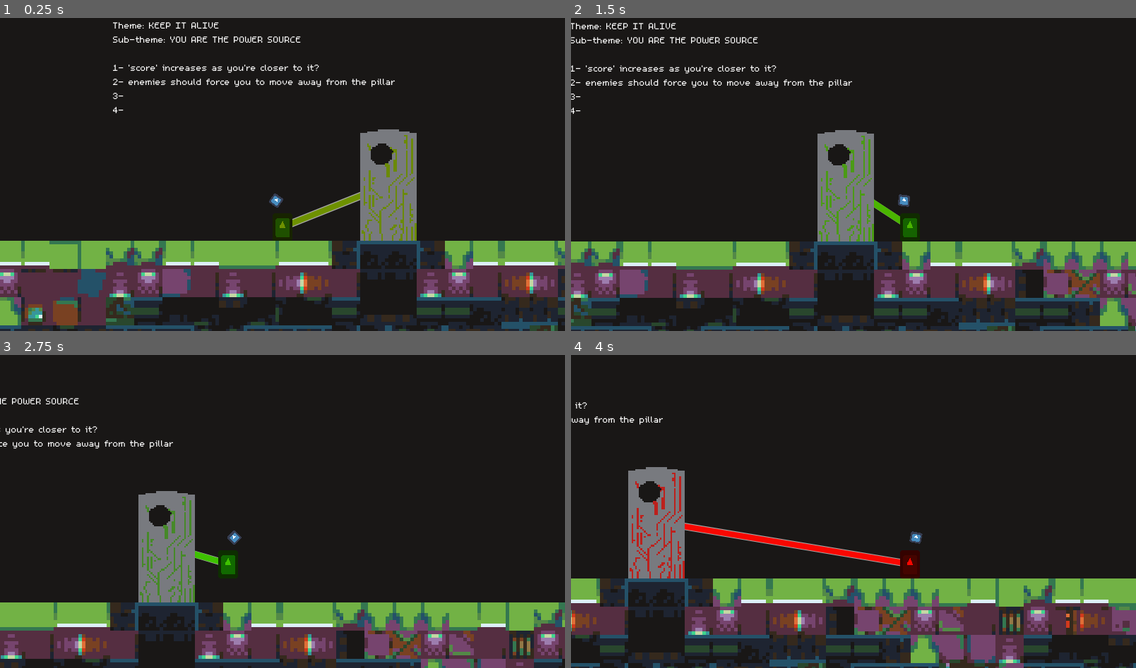
Above: before the commit, frames 1-4 (two rows, left to right).
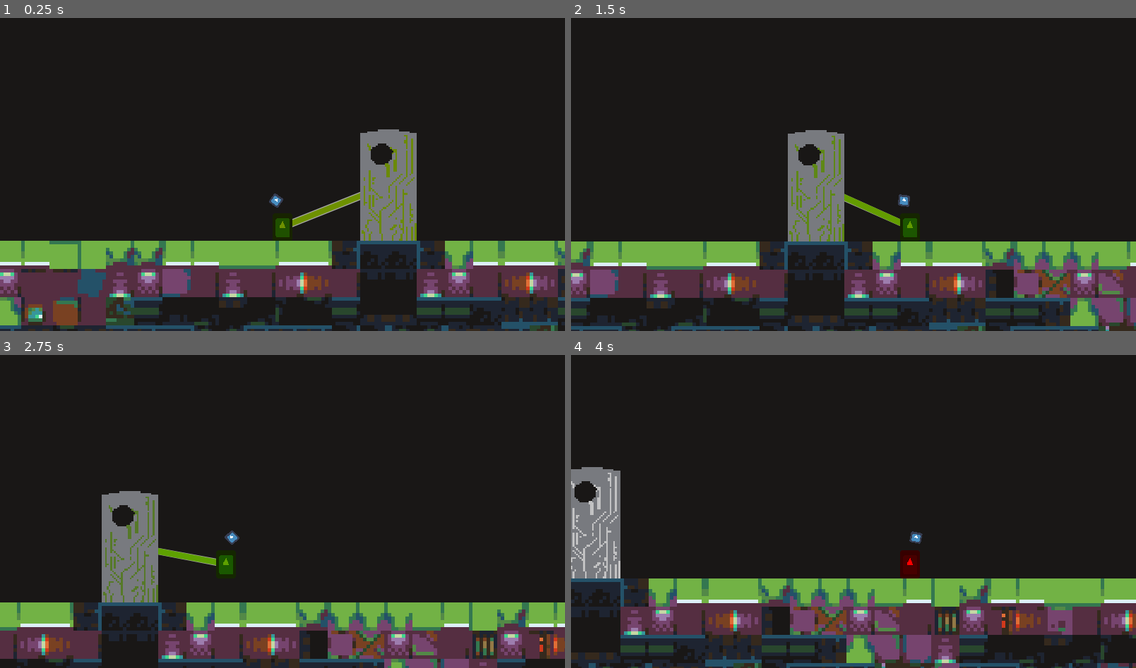
Above: after the commit, the same moments.

Repository: MHillier98/FeedThePillar
Game: Godot game, scene res://Scenes/TestScene.tscn
Two runs of this game, one before a commit and one after it. Both use one fixed random seed, a clock stepped at 60 frames per second and the inputs below. The engine's default icon, where the game draws it, is replaced by a stand-in: a white triangle on a blue panel in a dark square.
Inputs (mouse positions are in pixels of both pictures, inside the frame that each line leads up to):
- Up to frame 1 (0.25 s): no input
- Up to frame 2 (1.5 s): tap Enter at 0.5 s; move the mouse to (977, 155) at 0.52 s; hold W (up) 0.53-1.28 s; hold D (right) from 0.53 s (still down); move the mouse to (740, 187) at 1.27 s; tap W (up) at 1.35 s
- Up to frame 3 (2.75 s): tap W (up) at 1.52, 1.82 s; move the mouse to (339, 439) at 2.02 s; release D (right) at 2.03 s; hold A (left) from 2.03 s (still down); hold W (up) from 2.03 s (still down)
- Up to frame 4 (4 s): move the mouse to (825, 574) at 2.77 s; release A (left) at 2.78 s; release W (up) at 2.78 s; hold D (right) from 2.78 s (still down); tap W (up) at 2.85, 3.02, 3.32 s; move the mouse to (1023, 558) at 3.52 s; hold W (up) from 3.53 s (still down)

The runs differ from the first frame. In frame 1, 1.2% of the frame differs, in the area x 20-70%, y 1-31%; in frame 2, 20%; in frame 3, 18%; in frame 4, 26%, in the area x 0-100%, y 15-100%.

Commit message:
Updated points labelling + misc tweaks

Diff:
--- a/Scenes/Pillar.tscn
+++ b/Scenes/Pillar.tscn
@@ -34,3 +34,14 @@
 [node name="AnimationPlayer" type="AnimationPlayer" parent="."]
 autoplay = "Fade"
 anims/Fade = SubResource( 1 )
+
+[node name="PointsLabel" type="Label" parent="."]
+margin_left = -36.0
+margin_top = -46.498
+margin_right = 36.0
+margin_bottom = -33.3372
+align = 1
+valign = 1
+__meta__ = {
+"_edit_use_anchors_": false
+}
--- a/Scenes/TestScene.tscn
+++ b/Scenes/TestScene.tscn
@@ -19,29 +19,18 @@
 }
 draw_colour = Color( 0, 1, 0.316667, 1 )
 
-[node name="Label" type="Label" parent="UI"]
-margin_left = 8.0
-margin_top = 4.0
-margin_right = 288.0
-margin_bottom = 145.0
+[node name="Notes" type="Label" parent="UI"]
+margin_left = 150.653
+margin_top = -158.747
+margin_right = 502.653
+margin_bottom = -17.7471
 text = "Theme: KEEP IT ALIVE
 Sub-theme: YOU ARE THE POWER SOURCE
 
-1- 'score' increases as you're closer to it?
-2- enemies should force you to move away from the pillar
-3-
-4- "
-__meta__ = {
-"_edit_use_anchors_": false
-}
-
-[node name="Points" type="Label" parent="UI"]
-margin_left = 286.0
-margin_top = 104.0
-margin_right = 355.0
-margin_bottom = 125.0
-align = 1
-valign = 1
+1- enemies should force you to move away from the pillar!
+2- how does the player get more points?
+3- show the player accent colour as a backpack/line on character?
+4- ???"
 __meta__ = {
 "_edit_use_anchors_": false
 }
--- a/Scripts/GameController.gd
+++ b/Scripts/GameController.gd
@@ -2,9 +2,9 @@
 
 onready var player = $Player
 onready var pillar = $Pillar
-onready var pointLabel = $UI/Points
+#onready var pointLabel = $UI/Points
 
-export(int) var pillar_points = 0
+#export(int) var pillar_points = 0
 
 var timer = 0
 
@@ -27,5 +27,6 @@
 
 		var points_difference = old_player_points - player_points
 		if points_difference > 0:
-			pillar_points += points_difference
-			pointLabel.text = str(pillar_points)
+			pillar.add_points(points_difference)
+#			pillar_points += points_difference
+#			pointLabel.text = str(pillar_points)
--- a/Scripts/Pillar.gd
+++ b/Scripts/Pillar.gd
@@ -1,6 +1,34 @@
 extends Sprite
+
+export(int) var points = 0 setget set_points, get_points
+
+var timer = 0
+
+onready var pointsLabel = $PointsLabel
 
 func _ready():
 	var anim = get_node("AnimationPlayer").get_animation("Fade")
 	anim.set_loop(true)
 	get_node("AnimationPlayer").play("Fade")
+
+func _process(_delta):
+	if timer > 600:
+		points = clamp(points - 1, 0, 9999999)
+		update_text()
+		timer = 0
+	timer += 1
+
+func set_points(new_points):
+	points = clamp(new_points, 0, 9999999)
+	update_text()
+
+func get_points():
+	return points
+
+func add_points(new_points):
+	points += new_points
+	update_text()
+
+func update_text():
+	if pointsLabel != null:
+		pointsLabel.text = str(get_points())
--- a/Scripts/Player.gd
+++ b/Scripts/Player.gd
@@ -3,7 +3,7 @@
 const UP = Vector2(0, -1)
 const GRAVITY = 20
 const ACCELERATION = 50
-const MAX_SPEED = 220
+const MAX_SPEED = 260
 const JUMP_HEIGHT = -250
 
 var motion = Vector2()
